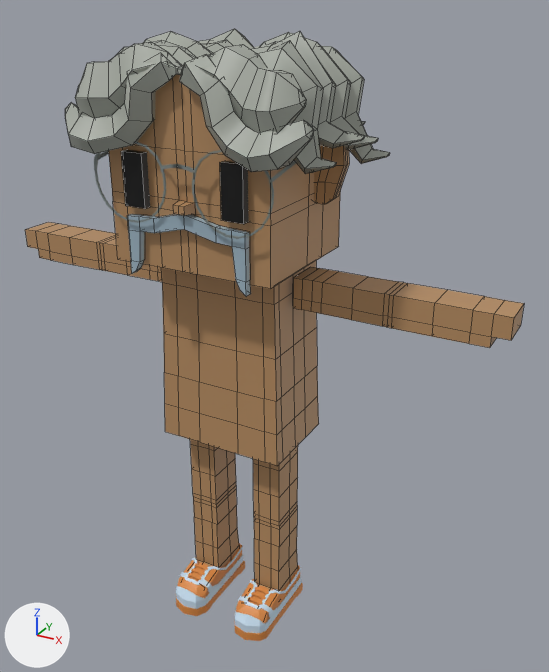
One commit to the FBX model mustachiorascals/fbx/8cf18944-1cf6-4aff-aa7a-b6402fce037a.fbx: the scene before it, then after it.
Camera for both pictures: a 50 mm camera at (0.0175, -0.0274, 0.0298) aimed at (0.0015, 0.0017, 0.0152). The lights are fixed; the arrows at lower left show +X, +Y and +Z. Mesh edges are drawn as thin lines on the coarser meshes. Where no turn or scale is listed for an object, it has been applied to the vertices.

Names of what the first picture shows: 'e_3', 'ew_round_2', 'f_trainers', 'h_curly', 'm_sanchez', 'mustachio_arms', 'mustachio_body', 'mustachio_eyes', 'mustachio_head', 'mustachio_legs'.
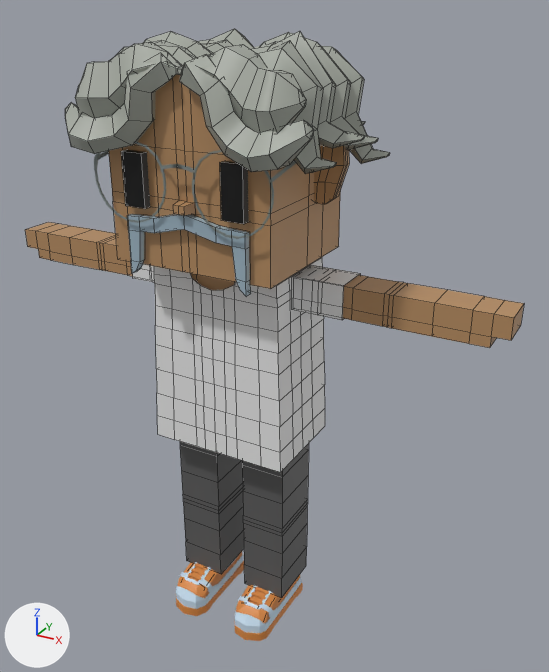
Edits to the scene script, one JSON object a line:
```json
{"op": "add", "block": "mat_upper_garment_1", "code": ["mat_upper_garment_1 = principled_material('upper_garment_1')", "mat_upper_garment_1.base_color = (0.8, 0.8, 0.8)  # white #e7e7e7"]}
{"op": "add", "block": "mat_lower_garment", "code": ["mat_lower_garment = principled_material('lower_garment')", "mat_lower_garment.base_color = (0.106, 0.106, 0.106)  # dark grey #5c5c5c"]}
{"op": "add", "block": "me_mesh_012", "code": ["me_mesh_012 = bpy.data.meshes.new('Mesh.012')", "me_mesh_012.from_pydata(...)  # 24 vertices, 18 faces; spans x -0.00561..0.00561, y 0.00027..0.00209, z 0.01737..0.01893", "me_mesh_012.materials.append(mat_upper_garment_1)  # white #e7e7e7"]}
{"op": "add", "block": "me_mesh_004_1", "code": ["me_mesh_004_1 = bpy.data.meshes.new('Mesh.004')", "me_mesh_004_1.from_pydata(...)  # 72 vertices, 64 faces; spans x -0.003..0.003, y -0.00018..0.00265, z 0.00139..0.01069", "me_mesh_004_1.materials.append(mat_lower_garment)  # dark grey #5c5c5c"]}
{"op": "add", "block": "me_mesh_011", "code": ["me_mesh_011 = bpy.data.meshes.new('Mesh.011')", "me_mesh_011.from_pydata(...)  # 230 vertices, 212 faces; spans x -0.00349..0.00349, y -0.0013..0.00353, z 0.00994..0.01894", "me_mesh_011.materials.append(mat_upper_garment_1)  # white #e7e7e7"]}
{"op": "add", "block": "ob_c_shirt_2", "code": ["ob_c_shirt_2 = bpy.data.objects.new('c_shirt_2', me_mesh_012)", "ob_c_shirt_2.location = (0.0, 0.0, 0.0)"]}
{"op": "add", "block": "ob_c_pants", "code": ["ob_c_pants = bpy.data.objects.new('c_pants', me_mesh_004_1)", "ob_c_pants.location = (0.0, 0.0, 0.0)"]}
{"op": "add", "block": "ob_c_shirt_1", "code": ["ob_c_shirt_1 = bpy.data.objects.new('c_shirt_1', me_mesh_011)", "ob_c_shirt_1.location = (0.0, 0.0, 0.0)"]}
```

Boxes (x1, y1, x2, y2) around the edits, measured in the pictures (549 x 672 px):
```json
{"object": "c_shirt_1", "change": "added", "after": [154, 257, 325, 472]}
{"object": "c_pants", "change": "added", "after": [180, 441, 309, 598]}
{"object": "c_shirt_2", "change": "added", "after": [133, 264, 361, 320]}
{"object": "mustachio_body", "change": "unchanged, covered by the edit", "before": [161, 261, 319, 466], "after": [191, 273, 235, 290]}
{"object": "mustachio_legs", "change": "unchanged, covered by the edit", "before": [190, 439, 298, 591]}
```
